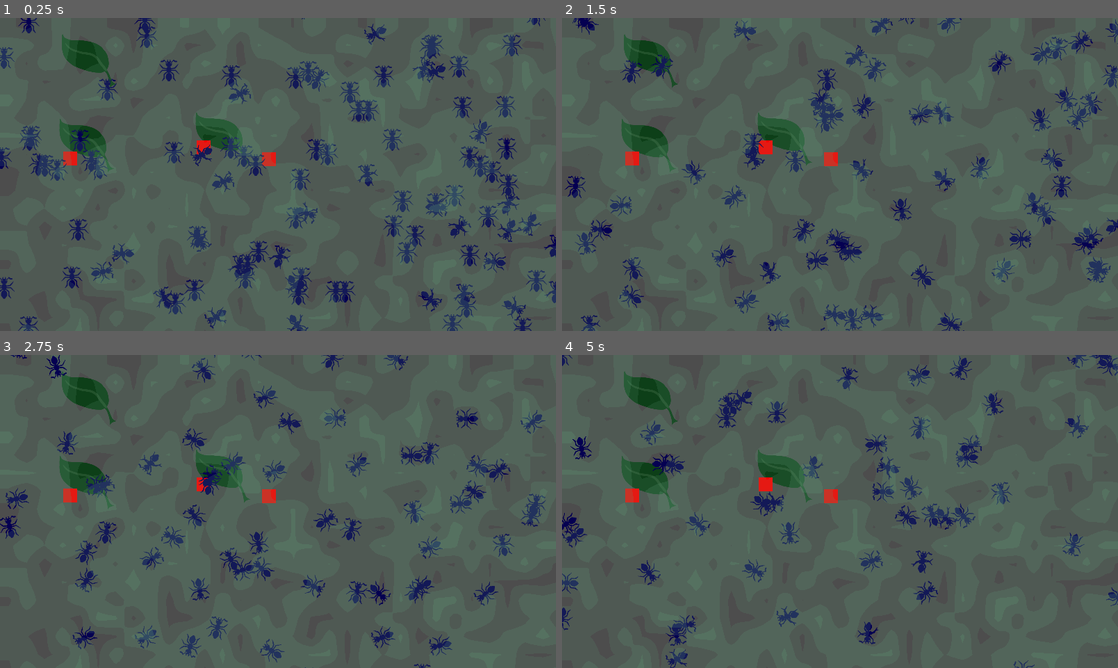
Above: before the commit, frames 1-4 (two rows, left to right).
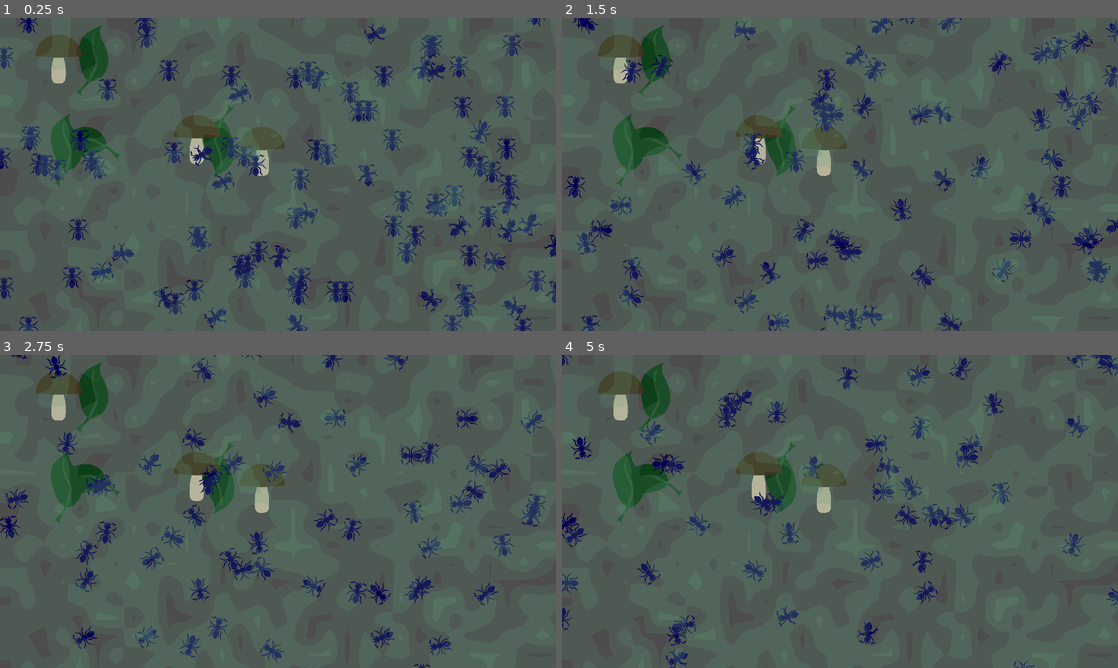
Above: after the commit, the same moments.

Repository: allemansratten/AntColonyTycoonDeluxe
Game: Godot game, scene res://game.tscn
Two runs of this game, one before a commit and one after it. Both use one fixed random seed, a clock stepped at 60 frames per second and the inputs below.
Inputs:
- Up to frame 1 (0.25 s): no input
- Up to frame 2 (1.5 s): no input
- Up to frame 3 (2.75 s): no input
- Up to frame 4 (5 s): no input

The runs differ from the first frame. In frame 1, 3.1% of the frame differs, in the area x 6-52%, y 2-54%; in frame 2, 3.2%; in frame 3, 3.1%; in frame 4, 3.3%.

Commit message:
improve scene sprite spawning

Diff:
--- a/scene_item.gd
+++ b/scene_item.gd
@@ -1,22 +1,18 @@
 extends Node2D
 
 var sprite_node: Sprite2D = null
-var color_rect_node: ColorRect = null
 
 func _ready():
-	# Find the Sprite or ColorRect node
-	color_rect_node = get_node("ColorRect")
 	sprite_node = get_node("Sprite2D")
-	print(color_rect_node)
 	hide() # Hide initially until variant is set
 
-# Function to set the item type (Leaf or Berry)
+# Function to set the item type
 func set_variant(item_type: String):
 	match item_type:
 		"leaf":
 			set_as_leaf()
-		"berry":
-			set_as_berry()
+		"mushroom":
+			set_as_mushroom()
 		_:
 			print("Unknown variant:", item_type)
 	show() # Show the node after setting the variant
@@ -26,9 +22,9 @@
 func set_as_leaf():
 	sprite_node.texture = load("res://resources/sprites/leaf.png")
 	sprite_node.scale = Vector2(0.5, 0.5) # Scale down the leaf
-	color_rect_node.hide()
+	sprite_node.rotate(randf_range(-45, 45)) # Random rotation
 
 # Define how to visually set up the Berry
-func set_as_berry():
-	# sprite_node.texture = load("res://path_to_berry_texture.png")
-	color_rect_node.color = Color(1, 0, 0) # Red color for berry
+func set_as_mushroom():
+	sprite_node.texture = load("res://resources/sprites/mushroom.png")
+	sprite_node.scale = Vector2(0.5, 0.5) # Scale down the leaf
--- a/scene_item.tscn
+++ b/scene_item.tscn
@@ -5,9 +5,4 @@
 [node name="SceneItem" type="Node2D"]
 script = ExtResource("1_psmy6")
 
-[node name="ColorRect" type="ColorRect" parent="."]
-offset_right = 40.0
-offset_bottom = 40.0
-color = Color(0.2238, 0.544925, 0.172671, 1)
-
 [node name="Sprite2D" type="Sprite2D" parent="."]
--- a/scene_item_manager.gd
+++ b/scene_item_manager.gd
@@ -14,9 +14,10 @@
 	spawn_item("leaf", get_random_position())
 	spawn_item("leaf", get_random_position())
 	spawn_item("leaf", get_random_position())
-	spawn_item("berry", get_random_position())
-	spawn_item("berry", get_random_position())
-	spawn_item("berry", get_random_position())
+	spawn_item("leaf", get_random_position())
+	spawn_item("mushroom", get_random_position())
+	spawn_item("mushroom", get_random_position())
+	spawn_item("mushroom", get_random_position())
 
 
 # Function to spawn an item (Leaf or Berry)
@@ -25,7 +26,6 @@
 
 	var new_item = scene_item.instantiate()
 	new_item.position = position
+	# Add the item to the scene so the variants can be initialised
 	add_child(new_item)
-
-	# Set the variant type (leaf or berry) before adding it to the scene
 	new_item.set_variant(item_type)
Not shown, added: resources/sprites/anthill.png.import
Not shown, added: resources/sprites/leaf.png.import
Not shown, added: resources/sprites/mushroom.png.import
